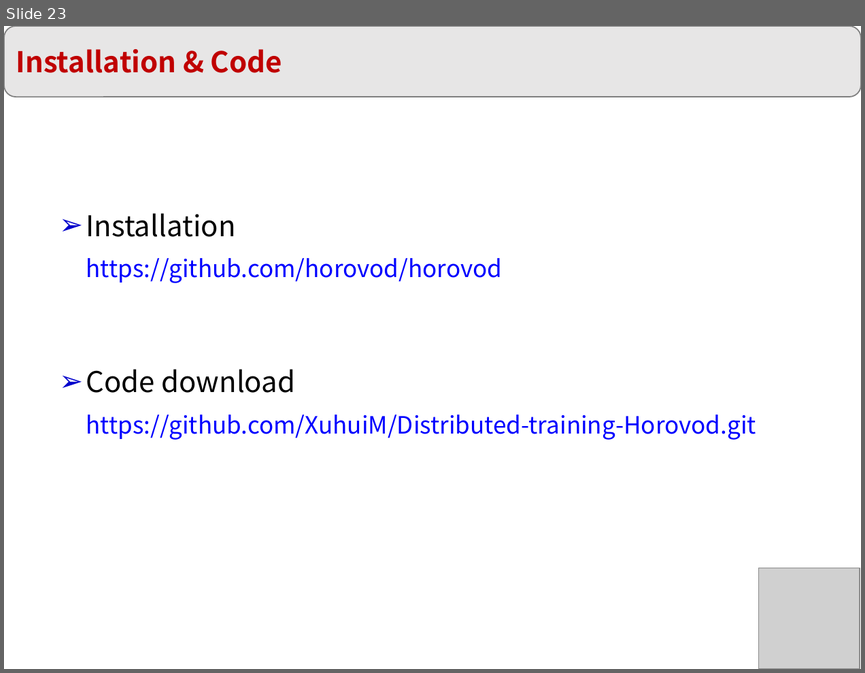
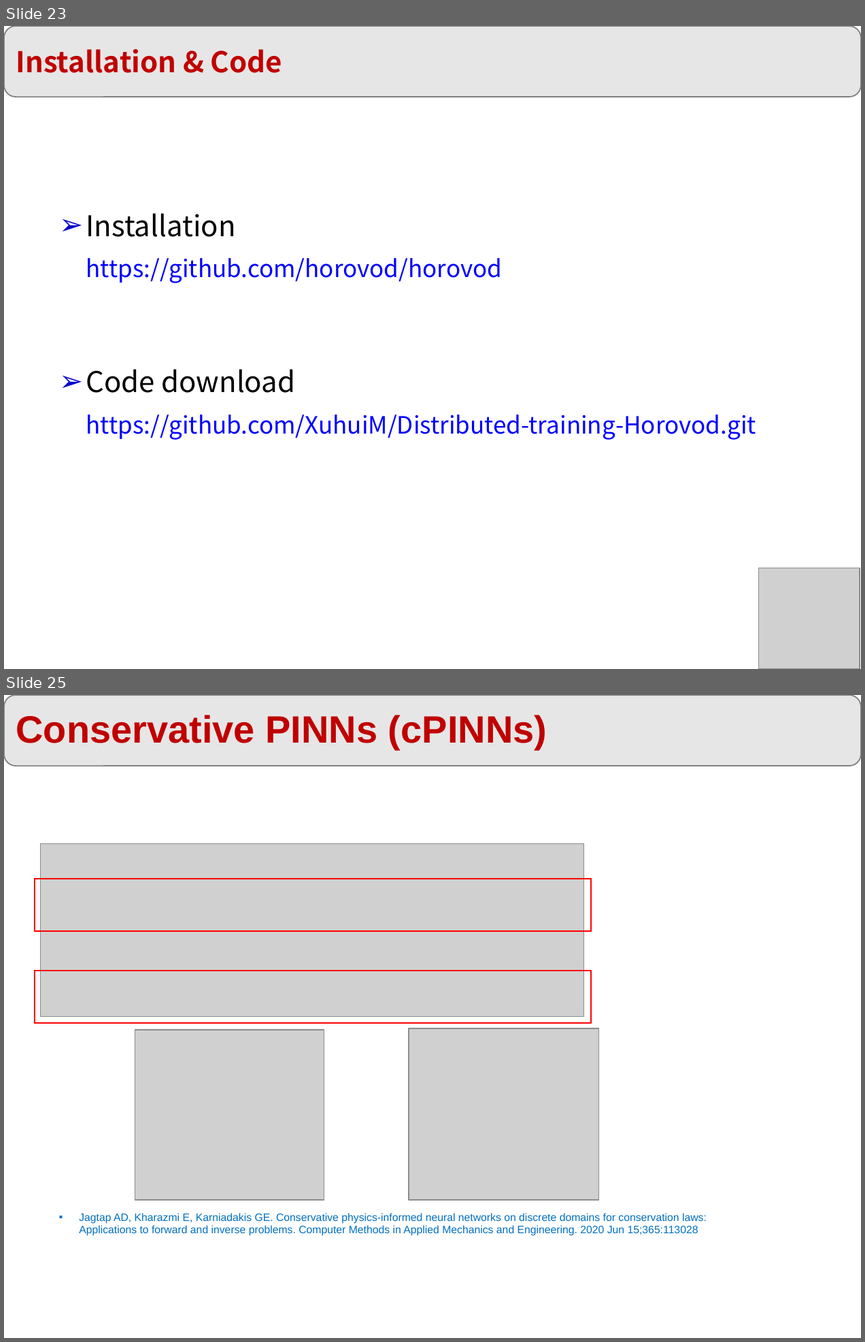
Before and after one commit to XuhuiM/SciML-Course, a slide deck: Lecture-13-Parallel.pptx. Shown one above the other, each under a label of ours: slide 23 before the commit, slides 23 and 25 after it; the slides between them are not shown. The pictures are 865x673 and 865x1342 pixels, drawn with LibreOffice and Linux fonts; fonts in the diff are those of the drawing; grey boxes stand for pictures. Boxes give left, top, right and bottom in pixels: in the first picture for what was removed or moved away, otherwise in the second. Text is boxed around its words. In the diff, an @@ line names an element or a change of style, - is before the commit and + after.

```diff
--- a/Lecture-13-Parallel.pptx
+++ b/Lecture-13-Parallel.pptx
@@ slide 25 added at (4,695,861,1338), background #FFFFFF @@
@@ rounded rectangle added at (4,695,861,766), fill #E7E6E6, outline #808080 1 pt, 32 pt, text #C00000, bold @@
+Conservative PINNs (cPINNs)
@@ picture added at (41,844,584,1016) @@
@@ rectangle added at (35,879,591,932), outline #FF0000 1 pt @@
@@ rectangle added at (35,970,591,1023), outline #FF0000 1 pt @@
@@ picture added at (135,1029,324,1199) @@
@@ picture added at (409,1028,598,1200) @@
@@ text added at (79,1212,706,1236), 9 pt, text #0070C0 @@
+▪ Jagtap AD, Kharazmi E, Karniadakis GE. Conservative physics-informed neural networks on discrete domains for conservation laws: Applications to forward and inverse problems. Computer Methods in Applied Mechanics and Engineering. 2020 Jun 15;365:113028
```
Also in this commit, not shown: 5 other slides added.
